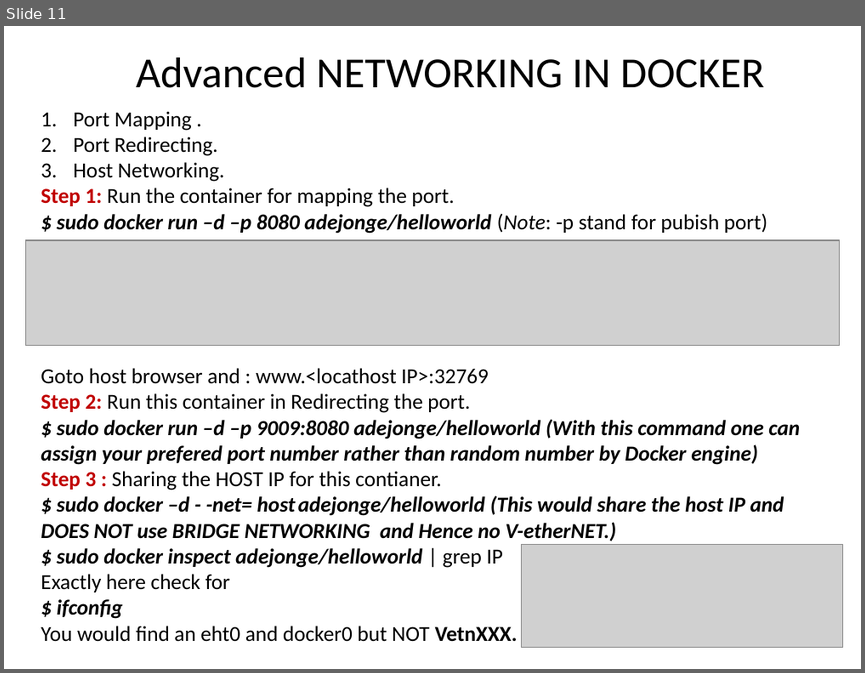
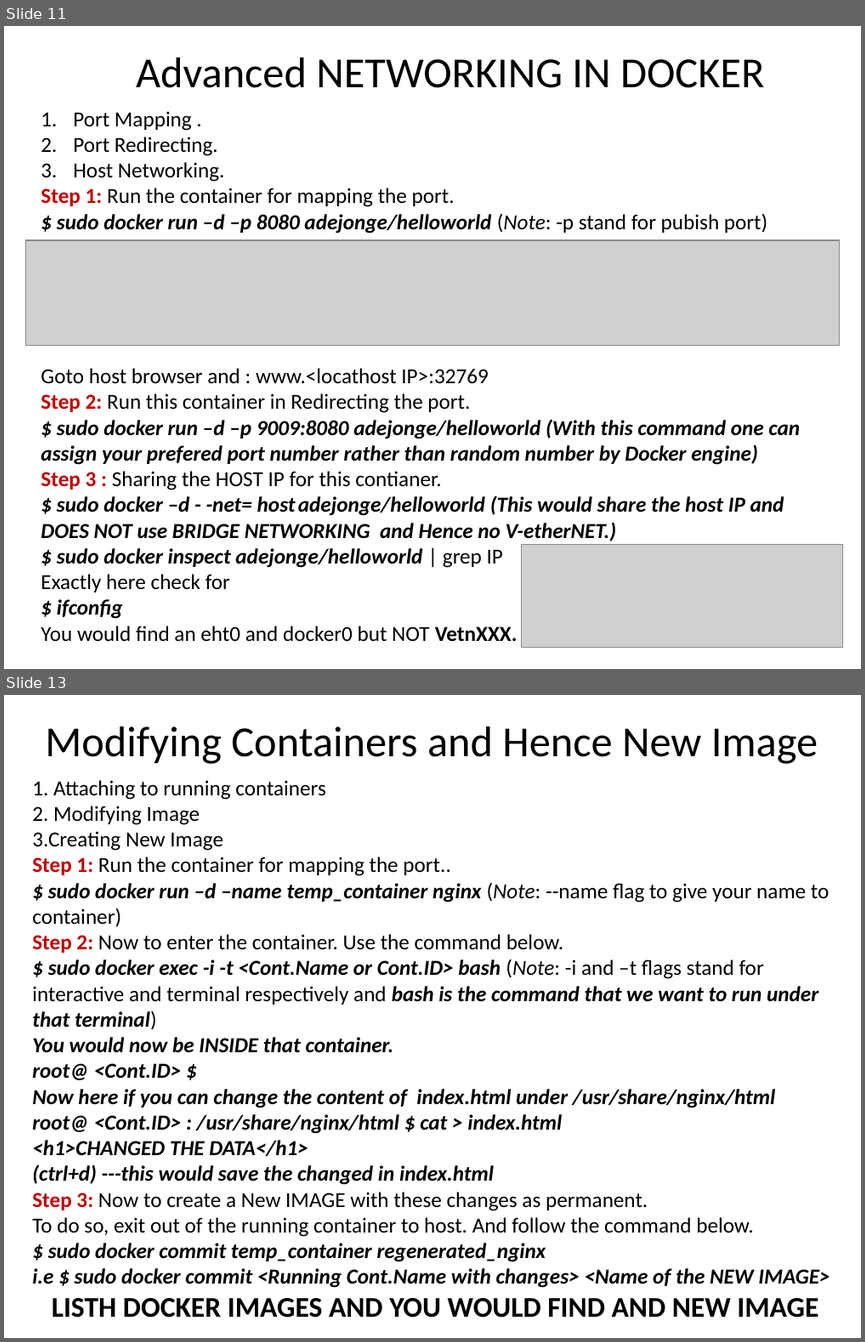
Before and after one commit to zameerpasha/DevopsTrainingRepo, a slide deck: Docker/Docker_Tutorial.pptx. Shown one above the other, each under a label of ours: slide 11 before the commit, slides 11 and 13 after it; the slides between them are not shown. The pictures are 865x673 and 865x1342 pixels, drawn with LibreOffice and Linux fonts; fonts in the diff are those of the drawing; grey boxes stand for pictures. Boxes give left, top, right and bottom in pixels: in the first picture for what was removed or moved away, otherwise in the second. Text is boxed around its words. In the diff, an @@ line names an element or a change of style, - is before the commit and + after.

Commit message:
completed the docker ppt.

```diff
--- a/Docker/Docker_Tutorial.pptx
+++ b/Docker/Docker_Tutorial.pptx
@@ slide 13 added at [4,695,861,1338], background #FFFFFF @@
@@ text added at [45,726,817,764], 36 pt, text #000000 @@
+Modifying Containers and Hence New Image
@@ text added at [32,780,829,1317], 18 pt, text #000000, bold, italic @@
+1. Attaching to running containers
+2. Modifying Image
+3.Creating New Image
+Step 1: Run the container for mapping the port..
+$ sudo docker run –d –name temp_container nginx (Note: --name flag to give your name to container)
+Step 2: Now to enter the container. Use the command below.
+$ sudo docker exec -i -t <Cont.Name or Cont.ID> bash (Note: -i and –t flags stand for interactive and terminal respectively and bash is the command that we want to run under that terminal)
+You would now be INSIDE that container.
+root@ <Cont.ID> $
+Now here if you can change the content of index.html under /usr/share/nginx/html
+root@ <Cont.ID> : /usr/share/nginx/html $ cat > index.html
+<h1>CHANGED THE DATA</h1>
+(ctrl+d) ---this would save the changed in index.html
+Step 3: Now to create a New IMAGE with these changes as permanent.
+To do so, exit out of the running container to host. And follow the command below.
+$ sudo docker commit temp_container regenerated_nginx
+i.e $ sudo docker commit <Running Cont.Name with changes> <Name of the NEW IMAGE>
+LISTH DOCKER IMAGES AND YOU WOULD FIND AND NEW IMAGE
```
Also in this commit, not shown: 1 slide changed, 4 other slides added, 1 slide removed.
